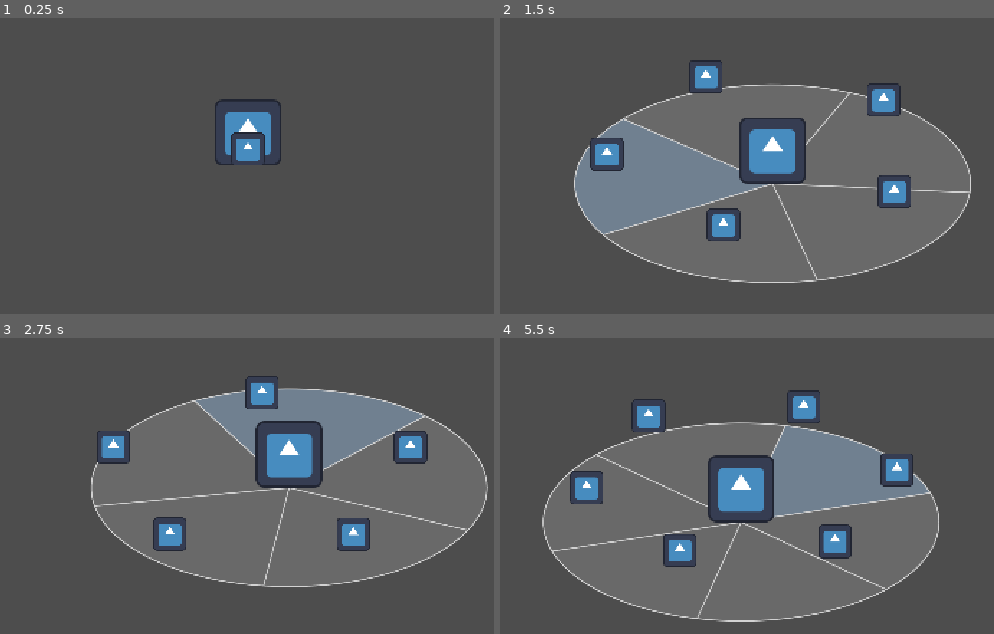
Above: before the commit, frames 1-4 (two rows, left to right).
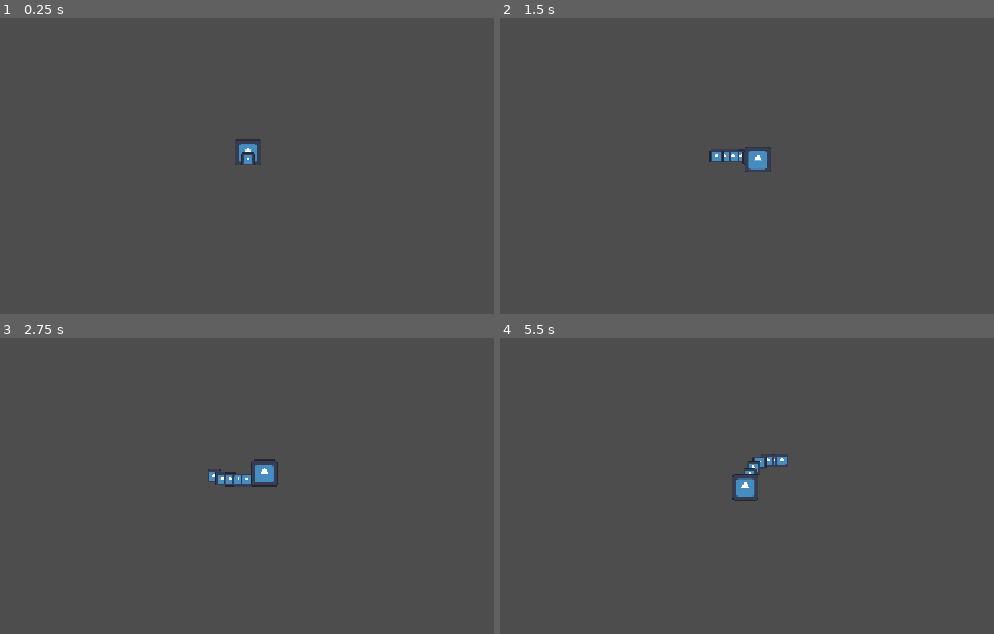
Above: after the commit, the same moments.

Repository: frantisek-boura/summoner-game
Game: Godot game, scene res://scenes/player/player.tscn
Same seed, same stepped clock (60 frames per second), same inputs: the game is played once before the commit and once after it. The engine's default icon, where the game draws it, is replaced by a stand-in: a white triangle on a blue panel in a dark square.
Inputs (mouse positions are in pixels of both pictures, inside the frame that each line leads up to):
- Up to frame 1 (0.25 s): no input
- Up to frame 2 (1.5 s): tap Enter at 0.5 s; move the mouse to (924, 142) at 0.52 s; hold D (right) 0.53-1.28 s; hold E (minion_selector) 0.53-1.28 s; click (924, 142) at 0.67 s; tap F (set_selected_minion_independent) at 0.8, 1.35 s; move the mouse to (588, 189) at 1.27 s; hold S (down) from 1.28 s (still down)
- Up to frame 3 (2.75 s): tap E (minion_selector) at 1.55 s; move the mouse to (326, 388) at 2.02 s; release S (down) at 2.03 s; hold D (right) from 2.03 s (still down); hold E (minion_selector) from 2.03 s (still down); tap F (set_selected_minion_independent) at 2.3 s
- Up to frame 4 (5.5 s): move the mouse to (707, 574) at 2.77 s; release D (right) at 2.78 s; release E (minion_selector) at 2.78 s; hold W (up) 2.78-3.53 s; tap F (set_selected_minion_independent) at 2.85, 3.8, 4.35, 5.3 s; click (707, 574) at 2.92 s; tap E (minion_selector) at 3.05, 4.55 s; move the mouse to (989, 554) at 3.52 s; hold E (minion_selector) 3.53-4.28 s; hold A (left) 3.53-5.03 s; tap Escape (escape) at 4.15 s; move the mouse to (509, 417) at 4.27 s; move the mouse to (786, 486) at 5.02 s; hold S (down) from 5.03 s (still down); hold E (minion_selector) from 5.03 s (still down); click (786, 486) at 5.17 s

The runs differ from the first frame. In frame 1, 1.4% of the frame differs, in the area x 43-57%, y 27-50%; in frame 2, 41%; in frame 3, 40%; in frame 4, 41%, in the area x 8-89%, y 17-96%.

Commit message:
refactor: code cleanup

Diff:
--- a/scenes/player/camera.gd
+++ b/scenes/player/camera.gd
@@ -1,28 +1,31 @@
 class_name PlayerCamera
 extends Camera2D
 
-const IDLE_ZOOM: Vector2 = Vector2(1.05, 1.05)
-const DEFAULT_ZOOM: Vector2 = Vector2(0.75, 0.75)
+const SELECT_ZOOM: Vector2 = Vector2(1.05, 1.05)
+const DEFAULT_ZOOM: Vector2 = Vector2(0.3, 0.3)
 
-@export_range(0, 10, 0.01) var zoom_speed: float = 0.5
-@export_range(0, 1, 0.01) var zoom_time: float = 0.35
+@export_range(0.0, 100.0, 0.01) var zoom_speed: float = 0.5
+@export_range(0.0, 1.0, 0.01) var zoom_time: float = 0.35
 
 var _current_zoom_target: Vector2 = DEFAULT_ZOOM
-var _is_idle: bool = false
+var _is_selecting: bool = false
 var _time: float = 0
 
 func _physics_process(delta: float) -> void:
-	if (get_zoom() / _current_zoom_target) != _current_zoom_target / (IDLE_ZOOM if _is_idle else DEFAULT_ZOOM):
-		if _time >= zoom_time: return
-		_time += delta
-		set_zoom(clamp(zoom.lerp(get_zoom() * _current_zoom_target, zoom_speed * delta), DEFAULT_ZOOM, IDLE_ZOOM))
+	if (get_zoom() / _current_zoom_target) == _current_zoom_target / (SELECT_ZOOM if _is_selecting else DEFAULT_ZOOM):
+		return
 
-func zoom_to_idle() -> void:
+	if _time >= zoom_time: return
+	_time += delta
+
+	set_zoom(clamp(zoom.lerp(get_zoom() * _current_zoom_target, zoom_speed * delta), DEFAULT_ZOOM, SELECT_ZOOM))
+
+func zoom_to_select() -> void:
 	_time = 0
-	_is_idle = false
-	_current_zoom_target = IDLE_ZOOM
+	_is_selecting = false
+	_current_zoom_target = SELECT_ZOOM
 
 func zoom_to_default() -> void:
 	_time = 0
-	_is_idle = true
+	_is_selecting = true
 	_current_zoom_target = DEFAULT_ZOOM
--- a/scenes/player/minion_manager/minion_path.tscn
+++ b/scenes/player/minion_manager/minion_path.tscn
@@ -10,4 +10,4 @@
 
 [node name="timer" type="Timer" parent="." unique_id=1718975064]
 process_callback = 0
-wait_time = 0.2
+wait_time = 0.1
--- a/scenes/player/player.tscn
+++ b/scenes/player/player.tscn
@@ -1,7 +1,6 @@
 [gd_scene format=3 uid="uid://cnjw2watliysa"]
 
 [ext_resource type="Script" uid="uid://ecoengxt0qpr" path="res://scripts/player/player.gd" id="1_dovo2"]
-[ext_resource type="Script" uid="uid://djeabau1mxa1e" path="res://scripts/utils/state_machine.gd" id="2_gmlin"]
 [ext_resource type="Script" uid="uid://b3m3ip8weoxd2" path="res://scenes/player/camera.gd" id="2_gx1jg"]
 [ext_resource type="Texture2D" uid="uid://ivhipj63degi" path="res://icon.svg" id="2_lvxji"]
 [ext_resource type="PackedScene" uid="uid://dih8sd3f77efp" path="res://scenes/entity/entity_health.tscn" id="3_0owmy"]
@@ -18,6 +17,7 @@
 [ext_resource type="PackedScene" uid="uid://qkdgutf2mu13" path="res://scenes/player/minion/minion.tscn" id="10_uf5tr"]
 [ext_resource type="PackedScene" uid="uid://b6sh36d38er63" path="res://scenes/player/minion_manager/states/minion_manager_follow_state.tscn" id="11_kvlxm"]
 [ext_resource type="PackedScene" uid="uid://c5ef5moa8riob" path="res://scenes/player/minion_manager/states/minion_manager_select_state.tscn" id="12_uf5tr"]
+[ext_resource type="PackedScene" uid="uid://dlshkao07sx6i" path="res://scenes/player/player_state_machine.tscn" id="17_uf5tr"]
 
 [sub_resource type="CircleShape2D" id="CircleShape2D_mx3rh"]
 radius = 68.007355
@@ -30,7 +30,7 @@
 script = ExtResource("1_dovo2")
 camera = NodePath("camera")
 minion_manager = NodePath("minion_manager")
-entity_state_machine = NodePath("state_machine")
+entity_state_machine = NodePath("player_state_machine")
 entity_movement = NodePath("player_movement")
 entity_health = NodePath("health")
 
@@ -58,9 +58,14 @@
 minion_types = Array[PackedScene]([ExtResource("10_uf5tr")])
 
 [node name="radial_minion_menu" parent="minion_manager" unique_id=335324687 instance=ExtResource("6_ugbui")]
+expand_speed = 6.0
 
 [node name="selected_minion_indicator" parent="minion_manager" unique_id=1992925831 instance=ExtResource("7_fcs02")]
 visible = false
+min_radius = 40.0
+max_radius = 50.0
+animation_speed = 12.0
+follow_speed = 24.0
 
 [node name="minion_path" parent="minion_manager" unique_id=1526343689 instance=ExtResource("9_kvlxm")]
 
@@ -90,15 +95,13 @@
 move_acceleration_speed = 45.0
 stop_acceleration_speed = 80.0
 
-[node name="state_machine" type="Node" parent="." unique_id=897550899 node_paths=PackedStringArray("beginning_state")]
-script = ExtResource("2_gmlin")
+[node name="player_state_machine" parent="." unique_id=523324477 node_paths=PackedStringArray("beginning_state") instance=ExtResource("17_uf5tr")]
 beginning_state = NodePath("player_idle_state")
-metadata/_custom_type_script = "uid://djeabau1mxa1e"
 
-[node name="player_idle_state" parent="state_machine" unique_id=1913843669 node_paths=PackedStringArray("player") instance=ExtResource("5_75vfm")]
+[node name="player_idle_state" parent="player_state_machine" unique_id=1913843669 node_paths=PackedStringArray("player") instance=ExtResource("5_75vfm")]
 player = NodePath("../..")
 
-[node name="player_move_state" parent="state_machine" unique_id=1167808381 node_paths=PackedStringArray("player") instance=ExtResource("6_0owmy")]
+[node name="player_move_state" parent="player_state_machine" unique_id=1167808381 node_paths=PackedStringArray("player") instance=ExtResource("6_0owmy")]
 player = NodePath("../..")
 
 [node name="camera" type="Camera2D" parent="." unique_id=380490572]
@@ -106,7 +109,8 @@
 process_callback = 0
 position_smoothing_enabled = true
 script = ExtResource("2_gx1jg")
-zoom_speed = 10.0
+zoom_speed = 30.0
+zoom_time = 0.3
 
 [node name="collider" type="CollisionShape2D" parent="." unique_id=717725179]
 position = Vector2(0, -64)
--- /dev/null
+++ b/scenes/player/player_state_machine.tscn
@@ -0,0 +1,6 @@
+[gd_scene format=3 uid="uid://dlshkao07sx6i"]
+
+[ext_resource type="Script" uid="uid://c6gtdqp24egok" path="res://scripts/player/player_state_machine.gd" id="1_uf10h"]
+
+[node name="player_state_machine" type="Node" unique_id=523324477]
+script = ExtResource("1_uf10h")
--- a/scripts/entity/entity_movement.gd
+++ b/scripts/entity/entity_movement.gd
@@ -49,6 +49,10 @@
 func is_moving() -> bool:
 	return _entity.velocity != Vector2.ZERO
 
+## Checks for entity's movement.
+func check_movement() -> bool:
+	return wants_to_move() and can_move()
+
 ## Decides whether this entity can or cannot move.
 ## Takes [bool] [param is_enabled] to decide.
 func enable_movement(is_enabled: bool) -> void:
--- a/scripts/player/minion/minion.gd
+++ b/scripts/player/minion/minion.gd
@@ -11,26 +11,8 @@
 	state_machine = entity_state_machine as MinionStateMachine
 	health = entity_health as EntityHealth
 
-func stop() -> void:
-	movement.stop()
-
 func force_to_follow_state() -> void:
 	state_machine.change_state_safe("minion_follow_state")
 
 func force_to_select_state() -> void:
 	state_machine.change_state_safe("minion_select_state")
-
-func has_arrived_to_select_position() -> bool:
-	return movement.has_arrived(movement._select_position)
-
-func has_arrived_to_follow_position() -> bool:
-	return movement.has_arrived(movement._follow_position)
-
-func follow_path() -> void:
-	movement.follow_path()
-
-func set_select_position(angle: float, entity_position: Vector2, forcible_minions_count: int, forcible_minion_index: int) -> void:
-	movement.set_select_position(angle, entity_position, forcible_minions_count, forcible_minion_index)
-
-func set_follow_path(follow_position: Vector2) -> void:
-	movement.set_follow_position(follow_position)
--- a/scripts/player/minion/minion_movement.gd
+++ b/scripts/player/minion/minion_movement.gd
@@ -31,15 +31,19 @@
 
 ## Moves this minion towards the idling position.
 ## Takes [Vector2] [param new_position] as the position the minion will be locked in.
-func move_to_select_position(delta: float) -> void:
+func move_select(delta: float) -> void:
 	_direction = minion.global_position.direction_to(_select_position)
 
 	minion.global_position = minion.global_position.lerp(_select_position, delta * select_acceleration_speed)
 
 	minion.move_and_slide()
 
+## Checks if this minion has arrived to [member MinionMovement._select_position]
+func has_arrived_select() -> bool:
+	return has_arrived(_select_position)
+
 ## Moves this minion towards the owner entity's position.
-func follow_path() -> void:
+func move_follow() -> void:
 	_direction = minion.global_position.direction_to(_follow_position)
 
 	minion.velocity.x = move_toward(minion.velocity.x, _direction.x * follow_movement_speed, follow_acceleration_speed)
@@ -47,18 +51,22 @@
 
 	minion.move_and_slide()
 
-func set_in_position(new_position: Vector2) -> void:
-	_direction = minion.global_position.direction_to(new_position)
+## Checks if this minion has arrived to [member MinionMovement._follow_position]
+func has_arrived_follow() -> bool:
+	return has_arrived(_follow_position)
 
-	minion.global_position = new_position
-
-	minion.move_and_slide()
-
-## Locks the minion in a given position.
-## Takes [Vector2] [param new_position] as the position the minion will be locked in.
-func lock_in_position(delta: float, new_position: Vector2) -> void:
-	_direction = minion.global_position.direction_to(new_position)
-
-	minion.global_position = minion.global_position.lerp(new_position, delta * lock_in_acceleration_speed)
-
-	minion.move_and_slide()
+#func set_in_position(new_position: Vector2) -> void:
+	#_direction = minion.global_position.direction_to(new_position)
+	#
+	#minion.global_position = new_position
+	#
+	#minion.move_and_slide()
+	#
+### Locks the minion in a given position.
+### Takes [Vector2] [param new_position] as the position the minion will be locked in.
+#func lock_in_position(delta: float, new_position: Vector2) -> void:
+	#_direction = minion.global_position.direction_to(new_position)
+	#
+	#minion.global_position = minion.global_position.lerp(new_position, delta * lock_in_acceleration_speed)
+	#
+	#minion.move_and_slide()
--- a/scripts/player/minion/minion_state_machine.gd
+++ b/scripts/player/minion/minion_state_machine.gd
@@ -1,28 +1,32 @@
 class_name MinionStateMachine
 extends StateMachine
 
-@export var _is_forcible: bool = true
+## Decides whether this stateful node can be forced to change state.
+## Emits [signal MinionStateMachine.forcible_changed] when the state of internal member [member MinionStateMachine._is_forcible] is changed.
+var is_forcible: bool = true:
+	set(value):
+		var old_value: bool = is_forcible
+		is_forcible = value
+
+		if old_value != value:
+			forcible_changed.emit(is_forcible)
+	get:
+		return is_forcible
 
 signal forcible_changed(is_enabled: bool)
 
-## Decides whether this stateful node can be forced to change state.
-## Emits [signal MinionStateMachine.forcible_changed] when the state of internal member [member MinionStateMachine._is_forcible] is changed.
-## Takes [bool] [param is_enabled] to decide.
-func set_forcible(is_enabled: bool) -> void:
-	var old_value: bool = _is_forcible
-	_is_forcible = is_enabled
+## Changes the player's state to idle.
+func change_to_follow_state() -> void:
+	_change_state_safe("minion_follow_state")
 
-	if old_value != _is_forcible:
-		forcible_changed.emit(_is_forcible)
-
-## Returns whether the minion's state can be forced or not.
-func is_forcible() -> bool:
-	return _is_forcible
+## Changes the player's state to idle.
+func change_to_select_state() -> void:
+	_change_state_safe("minion_select_state")
 
 ## This method is an extension of [method StateMachine.change_state] that takes into account [member MinionStateMachine._is_forcible] value.
 ## This method is meant to be used on multiple stateful objects at once to filter out those that aren't supposed to change state. [br][br]
 ## Takes [String] [param state_name] for the name of the new state's node.
-func change_state_safe(state_name: String) -> void:
-	if not _is_forcible or _changing_state: return
+func _change_state_safe(state_name: String) -> void:
+	if not is_forcible or _changing_state: return
 
 	_change_state(state_name)
--- a/scripts/player/minion/states/minion_follow_state.gd
+++ b/scripts/player/minion/states/minion_follow_state.gd
@@ -16,10 +16,10 @@
 	pass
 
 func physics(_delta: float) -> void:
-	if minion.has_arrived_to_follow_position():
-		minion.stop()
+	if minion.movement.has_arrived_follow():
+		minion.movement.stop()
 	else:
-		minion.follow_path()
+		minion.movement.move_follow()
 
 func input_process(_delta: float) -> void:
 	pass
--- a/scripts/player/minion/states/minion_idle_state.gd
+++ b/scripts/player/minion/states/minion_idle_state.gd
@@ -16,10 +16,7 @@
 	pass
 
 func physics(delta: float) -> void:
-	if not minion.has_arrived_to_select_position():
-		minion.movement.move_to_select_position(delta)
-	else:
-		minion.stop()
+	minion.movement.move_select(delta)
 
 func input_process(_delta: float) -> void:
 	pass
--- a/scripts/player/minion_handler.gd
+++ b/scripts/player/minion_handler.gd
@@ -66,7 +66,7 @@
 		new_minions.set(minion, new_minion_count)
 		new_minion_count += 1
 
-		if minion.state_machine.is_forcible():
+		if minion.state_machine.is_forcible:
 			new_forcible_minions.set(minion, new_forcible_minion_count)
 			new_forcible_minion_count += 1
 
--- a/scripts/player/minion_manager/minion_manager.gd
+++ b/scripts/player/minion_manager/minion_manager.gd
@@ -5,7 +5,7 @@
 ##
 ## This node utilizes nodes like [RadialMinionMenu], [SelectedMinionIndicator], [MinionHandler] and [MinionPath] to control minions.
 
-const MAX_MINIONS_COUNT: int = 12
+const MAX_MINIONS_COUNT: int = 8
 const IDLE_RADIUS: float = 300.0
 const IDLE_RADIUS_Y_MULTIPLIER: float = 0.5
 
@@ -44,6 +44,9 @@
 func inc_angle(delta: float) -> void:
 	angle -= delta * idle_rotation_speed
 
+func is_selecting() -> bool:
+	return state_machine.get_current_state().name == "minion_manager_select_state"
+
 func add_default_minion() -> void:
 	if len(minion_handler.minions) >= MinionManager.MAX_MINIONS_COUNT:
 		return
@@ -65,13 +68,29 @@
 func update_minion_select_positions() -> void:
 	for minion: Minion in minion_handler.forcible_minions.keys():
 		var forcible_minions_index: int = minion_handler.forcible_minions[minion]
-		minion.set_select_position(angle, entity.global_position, len(minion_handler.forcible_minions), forcible_minions_index)
+		minion.movement.set_select_position(angle, entity.global_position, len(minion_handler.forcible_minions), forcible_minions_index)
+
+func force_minions_select() -> void:
+	for minion: Minion in minion_handler.forcible_minions.keys():
+		minion.state_machine.change_to_select_state()
+
+func force_minions_follow() -> void:
+	for minion: Minion in minion_handler.forcible_minions.keys():
+		minion.state_machine.change_to_follow_state()
+
+func open_selection_menu() -> void:
+	radial_minion_menu.show()
+
+func close_selection_menu(make_selection: bool) -> void:
+	radial_minion_menu.hide()
+	if make_selection:
+		radial_minion_menu.make_selection()
 
 func _update_minion_follow_points() -> void:
 	for minion: Minion in minion_handler.forcible_minions.keys():
 		var path_index: int = minion_handler.forcible_minions[minion]
 		var follow_position: Vector2 = minion_path.points[path_index].global_position
-		minion.set_follow_path(follow_position)
+		minion.movement.set_follow_position(follow_position)
 
 func _on_minion_selected(minion: Minion) -> void:
 	selected_minion = minion
@@ -80,85 +99,22 @@
 func _change_new_minion_state(new_minion: Minion) -> void:
 	var current_state: String = state_machine.get_current_state().name
 	if current_state == "minion_manager_follow_state":
-		new_minion.force_to_follow_state()
+		new_minion.state_machine.change_to_follow_state()
 	elif current_state == "minion_manager_select_state":
-		new_minion.force_to_select_state()
+		new_minion.state_machine.force_to_select_state()
 
-func _on_minion_tree_changed(new_minion: Minion = null) -> void:
+func _on_minion_tree_changed(minion: Minion = null) -> void:
 	radial_minion_menu.set_options(minion_handler.forcible_minions.keys())
 	_update_minion_follow_points()
-	call_deferred("_change_new_minion_state", new_minion)
+	if is_instance_valid(minion) and minion.state_machine.is_forcible:
+		call_deferred("_change_new_minion_state", minion)
 
-func _on_forcible_minions_changed(is_enabled: bool, new_minion: Minion) -> void:
+func _on_forcible_minions_changed(is_enabled: bool, minion: Minion) -> void:
 	radial_minion_menu.set_options(minion_handler.forcible_minions.keys())
 	_update_minion_follow_points()
-	if is_enabled:
-		call_deferred("_change_new_minion_state", new_minion)
+	if is_instance_valid(minion) and is_enabled:
+		call_deferred("_change_new_minion_state", minion)
 
 func _on_path_updated() -> void:
 	minion_path.update_point(entity.global_position)
 	_update_minion_follow_points()
-
-func force_minions_select() -> void:
-	for minion: Minion in minion_handler.forcible_minions.keys():
-		minion.state_machine.change_state_safe("minion_select_state")
-
-func force_minions_follow() -> void:
-	for minion: Minion in minion_handler.forcible_minions.keys():
-		minion.state_machine.change_state_safe("minion_follow_state")
-
-func open_selection_menu() -> void:
-	radial_minion_menu.show()
-
-func close_selection_menu(make_selection: bool) -> void:
-	radial_minion_menu.hide()
-	radial_minion_menu.make_selection()
-
-### Invoked when the state of a minion's [signal MinionStateMachine.forcible_changed] is emitted.
-### Handles
-#func _on_forcible_changed(is_enabled: bool, minion: Minion) -> void:
-	#if is_enabled:
-		#_forcible_minions.append(minion)
-		#_forcible_minions.sort_custom(_by_index)
-		#if is_idling:
-			#minion.minion_state_machine.change_state_safe("minion_idle_state")
-		#else:
-			#minion.minion_state_machine.change_state_safe("minion_move_to_entity_state")
-	#else:
-		#_forcible_minions.erase(minion)
-	#forcible_minions_changed.emit(_forcible_minions)
-	#
-### Returns the position of the entity this minion belongs to.
-#func get_entity_position() -> Vector2:
-	#return entity.global_position
-	#
-#func get_forcible_minion_index(minion_index: int) -> int:
-	#var forcible_indices: Array = _forcible_minions.map(func(m: Minion): return m.index)
-	#assert(forcible_indices.has(minion_index), "MINION MANAGER: Index of forcible minion not found.")
-	#
-	#return forcible_indices.find(minion_index)
-	#
-#func set_minion_independent(state_name: String) -> void:
-	#if selected_minion == null: return
-	#
-	#var minion: Minion = selected_minion
-	#
-	#minion.minion_state_machine.set_forcible(false)
-	#minion.minion_state_machine.change_state(state_name)
-	#
-#func set_minion_forcible() -> void:
-	#if selected_minion == null: return
-	#
-	#var minion: Minion = selected_minion
-	#minion.minion_state_machine.set_forcible(true)
-	#
-### Returns the radial offset by minion index in rads.
-### Expects the result of [method MinionManager.get_forcible_minion_index] as [param forcible_position_index].
-#func minion_offset(forcible_minion_index: int) -> float:
-	#return (TAU / len(_forcible_minions)) * forcible_minion_index
-	#
-### Forces state-forcible minions in [member MinionManager._minions] to change state.
-### Takes [String] [param state_name] as the name of the new state.
-#func group_change_state(state_name: String) -> void:
-	#for minion in _forcible_minions:
-		#minion.minion_state_machine.change_state_safe(state_name)
--- a/scripts/player/player.gd
+++ b/scripts/player/player.gd
@@ -5,42 +5,5 @@
 @export var minion_manager: MinionManager
 
 @onready var movement: PlayerMovement = entity_movement as PlayerMovement
-@onready var state_machine: StateMachine = entity_state_machine as StateMachine
+@onready var state_machine: PlayerStateMachine = entity_state_machine as PlayerStateMachine
 @onready var health: EntityHealth = entity_health as EntityHealth
-
-func enable_path_updates() -> void:
-	minion_manager.enable_path_updates()
-
-func disable_path_updates() -> void:
-	minion_manager.disable_path_updates()
-
-func minion_manager_follow() -> void:
-	minion_manager.change_to_follow_state()
-
-func minion_manager_select() -> void:
-	minion_manager.change_to_select_state()
-
-## Moves the player using its [member Player.movement] component.
-func move_with_input() -> void:
-	movement.move()
-
-## Stops the player using its [member Player.movement] component.
-func stop() -> void:
-	movement.stop()
-
-## Queries for player's movement direction using its [member Player.movement] component.
-func handle_movement_input() -> void:
-	var new_direction: Vector2 = movement.get_input_direction()
-	movement.change_direction(new_direction)
-
-## Checks for player's movement input [member Player.movement] component.
-func check_movement() -> bool:
-	return movement.wants_to_move() and movement.can_move()
-
-## Changes the player's state to move using its [member Player.state_machine] component.
-func change_to_move_state() -> void:
-	state_machine.change_state("player_move_state")
-
-## Changes the player's state to idle using its [member Player.state_machine] component.
-func change_to_idle_state() -> void:
-	state_machine.change_state("player_idle_state")
--- a/scripts/player/player_movement.gd
+++ b/scripts/player/player_movement.gd
@@ -3,5 +3,10 @@
 extends EntityMovement
 
 ## Returns player's omnidirectional input direction
-func get_input_direction() -> Vector2:
+func _get_input_direction() -> Vector2:
 	return Input.get_vector("left", "right", "up", "down")
+
+## Queries for player's input direction and saves it using [Movement] component.
+func handle_movement_input() -> void:
+	var new_direction: Vector2 = _get_input_direction()
+	change_direction(new_direction)
--- /dev/null
+++ b/scripts/player/player_state_machine.gd
@@ -0,0 +1,10 @@
+class_name PlayerStateMachine
+extends StateMachine
+
+## Changes the player's state to move.
+func change_to_move_state() -> void:
+	change_state("player_move_state")
+
+## Changes the player's state to idle.
+func change_to_idle_state() -> void:
+	change_state("player_idle_state")
--- a/scripts/player/states/player_idle_state.gd
+++ b/scripts/player/states/player_idle_state.gd
@@ -7,43 +7,36 @@
 	assert(player != null, "PLAYER IDLE STATE: Stateful node not set")
 
 func enter() -> void:
-	player.minion_manager_follow()
+	player.minion_manager.change_to_follow_state()
 
 func exit() -> void:
-	pass
-	#if player.minion_manager.is_idling:
-		#player.minion_manager.follow_minions()
-		#player.camera.zoom_to_default()
+	if player.minion_manager.is_selecting():
+		player.camera.zoom_to_default()
+		player.minion_manager.close_selection_menu(false)
+		player.minion_manager.change_to_follow_state()
 
 func frames(_delta: float) -> void:
 	pass
 
 func physics(_delta: float) -> void:
-	player.stop()
+	player.movement.stop()
 
 func input_process(_delta: float) -> void:
-	player.handle_movement_input()
+	player.movement.handle_movement_input()
 
-	if player.check_movement():
-		player.change_to_move_state()
+	if player.movement.check_movement():
+		player.state_machine.change_state("player_move_state")
 
 
 func input_event(event: InputEvent) -> void:
 	pass
-	if event.is_action_pressed("minion_selector"):
+	if event.is_action_pressed("minion_selector") and not player.minion_manager.is_selecting():
+		player.camera.zoom_to_select()
 		player.minion_manager.open_selection_menu()
 		player.minion_manager.change_to_select_state()
-	if event.is_action_released("minion_selector"):
+	if event.is_action_released("minion_selector") and player.minion_manager.is_selecting():
+		player.camera.zoom_to_default()
 		player.minion_manager.close_selection_menu(true)
 		player.minion_manager.change_to_follow_state()
 	if event.is_action_pressed("escape"):
 		player.minion_manager.add_default_minion()
-	#if event.is_action_released("minion_selector") and player.minion_manager.is_idling:
-		#player.minion_manager.radial_minion_menu.make_selection()
-		#player.minion_manager.follow_minions()
-		#player.camera.zoom_to_default()
-	#if event.is_action_released("escape") and player.minion_manager.is_idling:
-		#player.minion_manager.follow_minions()
-		#player.camera.zoom_to_default()
-	#if event.is_action_pressed("set_selected_minion_independent"):
-		#player.minion_manager.set_minion_independent("minion_still_state")
--- a/scripts/player/states/player_move_state.gd
+++ b/scripts/player/states/player_move_state.gd
@@ -7,22 +7,22 @@
 	assert(player != null, "PLAYER MOVE STATE: Stateful node not set")
 
 func enter() -> void:
-	player.enable_path_updates()
+	player.minion_manager.enable_path_updates()
 
 func exit() -> void:
-	player.disable_path_updates()
+	player.minion_manager.disable_path_updates()
 
 func frames(_delta: float) -> void:
 	pass
 
 func physics(_delta: float) -> void:
-	player.move_with_input()
+	player.movement.move()
 
 func input_process(_delta: float) -> void:
-	player.handle_movement_input()
+	player.movement.handle_movement_input()
 
-	if not player.check_movement():
-		player.change_to_idle_state()
+	if not player.movement.check_movement():
+		player.state_machine.change_state("player_idle_state")
 
 func input_event(event: InputEvent) -> void:
 	if event.is_action_pressed("escape"):
--- a/scripts/ui/radial_minion_menu/selected_minion_indicator.gd
+++ b/scripts/ui/radial_minion_menu/selected_minion_indicator.gd
@@ -59,9 +59,8 @@
 
 ## Used to set target and render the highlight visual.
 func enable(minion: Minion) -> void:
-	disable()
 	_selected_minion = minion
-	_current_position = _selected_minion.global_position
+	_current_position = lerp(_current_position, _selected_minion.global_position, get_physics_process_delta_time() / follow_speed)
 	_radius = min_radius
 	show()
 
Not shown, added: scripts/player/player_state_machine.gd.uid
